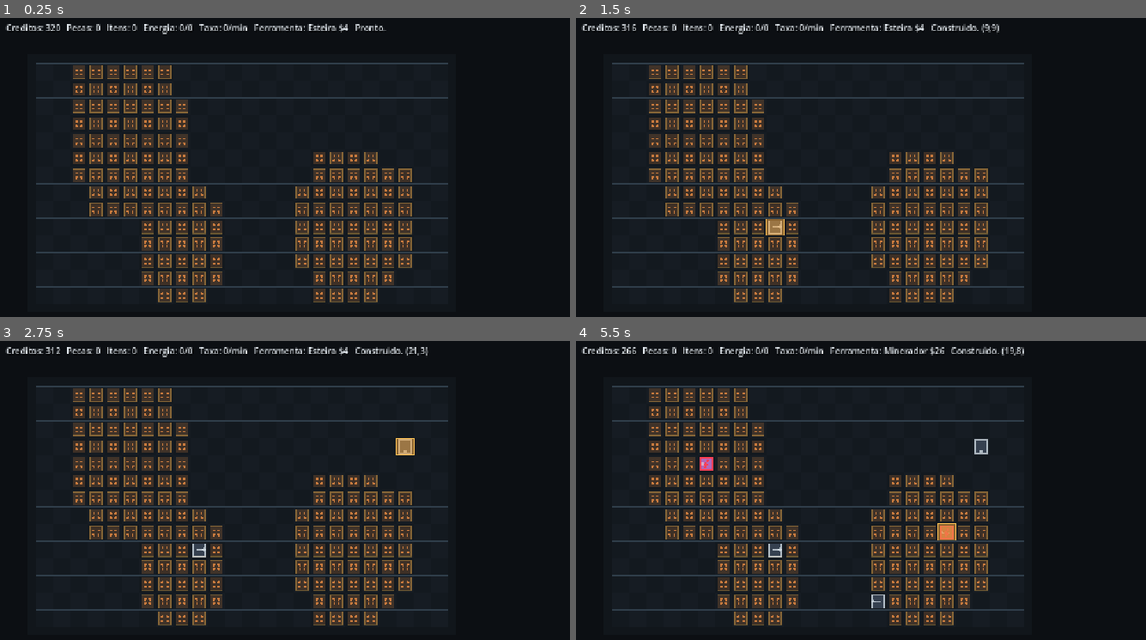
Above: before the commit, frames 1-4 (two rows, left to right).
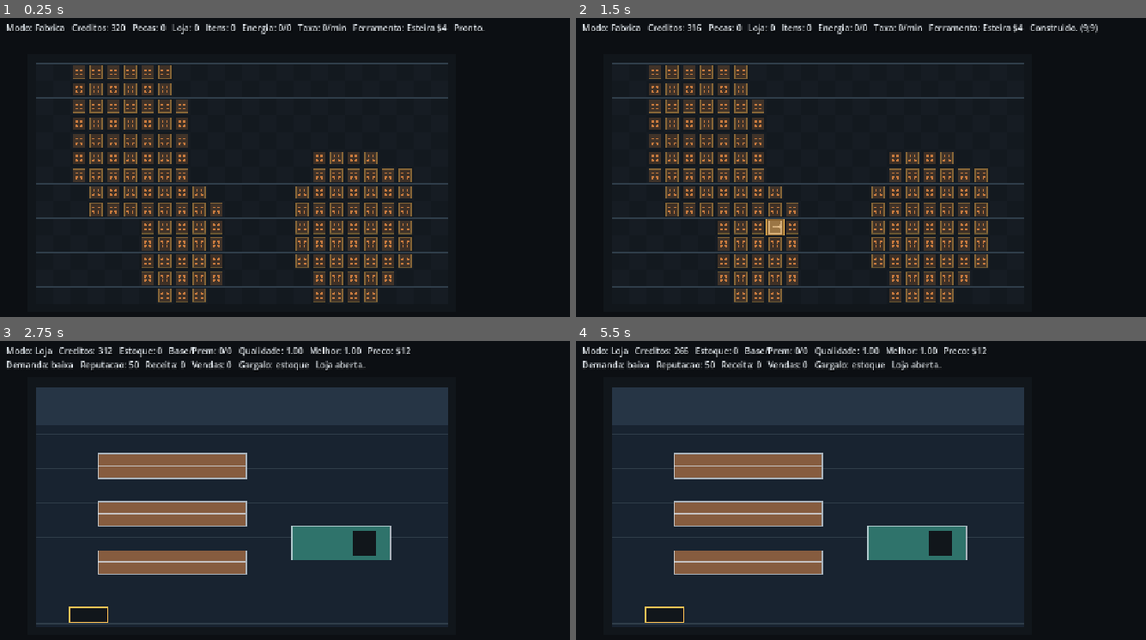
Above: after the commit, the same moments.

Repository: DURKHEIM09/jogo
Game: Godot game, scene res://scenes/main.tscn
Same seed, same stepped clock (60 frames per second), same inputs: the game is played once before the commit and once after it.
Inputs (mouse positions are in pixels of both pictures, inside the frame that each line leads up to):
- Up to frame 1 (0.25 s): no input
- Up to frame 2 (1.5 s): tap Enter at 0.5 s; move the mouse to (1066, 185) at 0.52 s; tap Tab at 0.6, 1.35 s; click (1066, 185) at 0.67 s; tap Space at 1.25 s; move the mouse to (775, 224) at 1.27 s; click (775, 224) at 1.42 s
- Up to frame 3 (2.75 s): tap Enter at 2 s; move the mouse to (404, 442) at 2.02 s; tap R at 2.1 s; click (404, 442) at 2.17 s; tap Tab at 2.3 s
- Up to frame 4 (5.5 s): tap Space at 2.75, 4.25 s; move the mouse to (878, 607) at 2.77 s; tap E at 2.85 s; click (878, 607) at 2.92 s; tap Tab every 0.75 s from 3.05 to 5.3 s; tap Enter at 3.5 s; move the mouse to (1117, 586) at 3.52 s; tap 1 at 3.6 s; click (1117, 586) at 3.67 s; move the mouse to (707, 469) at 4.27 s; tap 2 at 4.35 s; click (707, 469) at 4.42 s; move the mouse to (946, 529) at 5.02 s; tap 3 at 5.1 s; click (946, 529) at 5.17 s

The runs differ from the first frame. In frame 1, 1.2% of the frame differs, in the area x 0-86%, y 1-6%; in frame 2, 1.4%; in frame 3, 31%; in frame 4, 31%, in the area x 0-79%, y 1-96%.

Commit message:
feat: add shop state screen

Diff:
--- a/scripts/config/bootstrap_config.gd
+++ b/scripts/config/bootstrap_config.gd
@@ -9,6 +9,8 @@
 const GRID_ROWS := 14
 const CELL_SIZE := 32
 const GRID_ORIGIN := Vector2(80, 96)
+const SHOP_ORIGIN := GRID_ORIGIN
+const SHOP_SIZE := Vector2(GRID_COLUMNS * CELL_SIZE, GRID_ROWS * CELL_SIZE)
 
 const COLOR_BACKGROUND := Color(0.047, 0.059, 0.075, 1.0)
 const COLOR_BACKGROUND_PANEL := Color(0.066, 0.086, 0.105, 1.0)
@@ -27,6 +29,10 @@
 const COLOR_ORE_GLOW := Color(0.957, 0.714, 0.302, 0.38)
 const COLOR_UNPOWERED := Color(0.984, 0.251, 0.337, 1.0)
 const COLOR_UNPOWERED_FILL := Color(0.984, 0.251, 0.337, 0.22)
+const COLOR_SHOP_FLOOR := Color(0.095, 0.137, 0.188, 1.0)
+const COLOR_SHOP_WALL := Color(0.149, 0.208, 0.271, 1.0)
+const COLOR_SHOP_SHELF := Color(0.525, 0.361, 0.247, 1.0)
+const COLOR_SHOP_COUNTER := Color(0.184, 0.451, 0.420, 1.0)
 
 const INITIAL_MONEY := 320
 const BUILDING_REFUND_RATE := 0.45
@@ -63,9 +69,22 @@
 const MAX_QUALITY := 2.4
 const DEFAULT_ITEM_TIER := 1
 const DEFAULT_ITEM_QUALITY := 1.0
+const SHOP_INITIAL_PRICE := 12
+const SHOP_MIN_PRICE := 4
+const SHOP_MAX_PRICE := 40
+const SHOP_INITIAL_REPUTATION := 50.0
+const SHOP_DEMAND_PRICE_ANCHOR := 18.0
+const SHOP_DEMAND_PRICE_MIN := 0.35
+const SHOP_DEMAND_PRICE_MAX := 1.65
+const SHOP_DEMAND_REPUTATION_MIN := 0.45
+const SHOP_DEMAND_REPUTATION_MAX := 1.7
+const SHOP_EMPTY_STOCK_DEMAND_FACTOR := 0.35
 
 const ITEM_ORE := "ore"
 const ITEM_PART := "part"
+
+const MODE_FACTORY := "factory"
+const MODE_SHOP := "shop"
 
 const TOOL_BELT := "belt"
 const TOOL_INSERTER := "inserter"
@@ -86,6 +105,9 @@
 		or tool == TOOL_ERASE
 	)
 
+static func is_known_mode(next_mode: String) -> bool:
+	return next_mode == MODE_FACTORY or next_mode == MODE_SHOP
+
 static func is_directional_tool(tool: String) -> bool:
 	return (
 		tool == TOOL_BELT
--- a/scripts/factory/factory_state.gd
+++ b/scripts/factory/factory_state.gd
@@ -19,6 +19,20 @@
 var produced_times := []
 var power_used := 0
 var power_capacity := 0
+var mode := Config.MODE_FACTORY
+var shop_inventory := []
+var shop_price := Config.SHOP_INITIAL_PRICE
+var shop_reputation := Config.SHOP_INITIAL_REPUTATION
+var shop_customers_served := 0
+var shop_customers_lost := 0
+var shop_sales := 0
+var shop_revenue := 0
+var shop_quality_sum := 0.0
+var shop_quality_count := 0
+var shop_best_quality := Config.DEFAULT_ITEM_QUALITY
+var shop_premium_produced := 0
+var shop_consumed_base := 0
+var shop_consumed_premium := 0
 
 func _init() -> void:
 	rng.randomize()
@@ -90,6 +104,83 @@
 	if not buildings.has(cell):
 		return {}
 	return buildings[cell]
+
+func set_mode(next_mode: String) -> bool:
+	if not Config.is_known_mode(next_mode):
+		return false
+	if mode == next_mode:
+		return true
+	mode = next_mode
+	emit_signal("changed")
+	return true
+
+func toggle_mode() -> void:
+	if mode == Config.MODE_FACTORY:
+		set_mode(Config.MODE_SHOP)
+	else:
+		set_mode(Config.MODE_FACTORY)
+
+func get_shop_inventory() -> Array:
+	return shop_inventory.duplicate(true)
+
+func get_shop_stock() -> int:
+	return shop_inventory.size()
+
+func get_shop_base_stock() -> int:
+	var count := 0
+	for item in shop_inventory:
+		var part: Dictionary = item
+		if not bool(part.get("premium", false)):
+			count += 1
+	return count
+
+func get_shop_premium_stock() -> int:
+	var count := 0
+	for item in shop_inventory:
+		var part: Dictionary = item
+		if bool(part.get("premium", false)):
+			count += 1
+	return count
+
+func get_shop_average_quality() -> float:
+	if shop_quality_count <= 0:
+		return Config.DEFAULT_ITEM_QUALITY
+	return shop_quality_sum / float(shop_quality_count)
+
+func get_shop_demand() -> float:
+	var price_pressure := clampf(
+		Config.SHOP_DEMAND_PRICE_ANCHOR / maxf(1.0, float(shop_price)),
+		Config.SHOP_DEMAND_PRICE_MIN,
+		Config.SHOP_DEMAND_PRICE_MAX
+	)
+	var reputation_boost := clampf(
+		shop_reputation / Config.SHOP_INITIAL_REPUTATION,
+		Config.SHOP_DEMAND_REPUTATION_MIN,
+		Config.SHOP_DEMAND_REPUTATION_MAX
+	)
+	var stock_boost := 1.0 if get_shop_stock() > 0 else Config.SHOP_EMPTY_STOCK_DEMAND_FACTOR
+	return price_pressure * reputation_boost * stock_boost
+
+func get_shop_report() -> Dictionary:
+	var demand := get_shop_demand()
+	return {
+		"stock": get_shop_stock(),
+		"base_stock": get_shop_base_stock(),
+		"premium_stock": get_shop_premium_stock(),
+		"price": shop_price,
+		"reputation": shop_reputation,
+		"demand": demand,
+		"demand_label": _shop_demand_label(demand),
+		"customers_served": shop_customers_served,
+		"customers_lost": shop_customers_lost,
+		"sales": shop_sales,
+		"revenue": shop_revenue,
+		"gross_profit": shop_revenue,
+		"average_quality": get_shop_average_quality(),
+		"best_quality": shop_best_quality,
+		"premium_produced": shop_premium_produced,
+		"bottleneck": _get_shop_bottleneck(demand),
+	}
 
 func recalculate_power() -> bool:
 	var generators: Array[Dictionary] = []
@@ -158,6 +249,7 @@
 	return {
 		"version": Config.SAVE_VERSION,
 		"money": money,
+		"mode": mode,
 		"selected_tool": selected_tool,
 		"selected_dir": selected_dir,
 		"simulation_time": simulation_time,
@@ -167,10 +259,14 @@
 		"buildings": _serialize_buildings(),
 		"resources": _serialize_resources(),
 		"items": _serialize_items(items),
+		"shop": _serialize_shop(),
 	}
 
 func load_snapshot(snapshot: Dictionary) -> bool:
 	money = int(snapshot.get("money", Config.INITIAL_MONEY))
+	mode = String(snapshot.get("mode", Config.MODE_FACTORY))
+	if not Config.is_known_mode(mode):
+		mode = Config.MODE_FACTORY
 	selected_tool = String(snapshot.get("selected_tool", Config.TOOL_BELT))
 	if not Config.is_known_tool(selected_tool):
 		selected_tool = Config.TOOL_BELT
@@ -179,6 +275,10 @@
 	parts = max(0, int(snapshot.get("parts", 0)))
 	ore_stored = max(0, int(snapshot.get("ore_stored", 0)))
 	produced_times = _deserialize_float_array(snapshot.get("produced_times", []))
+	var has_shop_snapshot := snapshot.has("shop")
+	_load_shop_snapshot(snapshot.get("shop", {}))
+	if not has_shop_snapshot and parts > 0:
+		_seed_shop_from_legacy_parts(parts)
 
 	buildings.clear()
 	for raw_building in _as_array(snapshot.get("buildings", [])):
@@ -502,9 +602,46 @@
 
 	return false
 
-func _store_part(_part: Dictionary) -> void:
+func _store_part(part: Dictionary) -> void:
+	var stored_part := _make_stored_part(part)
+	shop_inventory.append(stored_part)
+	shop_quality_sum += float(stored_part.get("quality", Config.DEFAULT_ITEM_QUALITY))
+	shop_quality_count += 1
+	shop_best_quality = maxf(shop_best_quality, float(stored_part.get("quality", Config.DEFAULT_ITEM_QUALITY)))
+	if bool(stored_part.get("premium", false)):
+		shop_premium_produced += 1
+
 	parts += 1
 	produced_times.append(simulation_time)
+
+func _make_stored_part(raw_part: Dictionary) -> Dictionary:
+	var part := _normalize_item(raw_part)
+	var quality := clampf(float(part.get("quality", Config.DEFAULT_ITEM_QUALITY)), Config.MIN_QUALITY, Config.MAX_QUALITY)
+	part["type"] = Config.ITEM_PART
+	part["tier"] = max(1, int(part.get("tier", Config.DEFAULT_ITEM_TIER)))
+	part["quality"] = quality
+	part["premium"] = quality >= Config.PREMIUM_THRESHOLD
+	part["cell"] = Vector2i(-1, -1)
+	part["dir"] = 0
+	part["progress"] = 0.0
+	part["age"] = 0.0
+	return part
+
+func _shop_demand_label(demand: float) -> String:
+	if demand >= 1.12:
+		return "alta"
+	if demand <= 0.72:
+		return "baixa"
+	return "ok"
+
+func _get_shop_bottleneck(demand: float) -> String:
+	if get_shop_stock() <= 0:
+		return "estoque"
+	if demand <= 0.72:
+		return "demanda"
+	if shop_price >= 20 and shop_customers_lost > max(1, shop_customers_served):
+		return "preco"
+	return "ok"
 
 func _update_rate_window() -> void:
 	var cutoff := simulation_time - Config.RATE_WINDOW_SECONDS
@@ -515,6 +652,105 @@
 	for building in buildings.values():
 		result.append(_serialize_building(building))
 	return result
+
+func _serialize_shop() -> Dictionary:
+	return {
+		"stock": get_shop_stock(),
+		"price": shop_price,
+		"reputation": shop_reputation,
+		"customers_served": shop_customers_served,
+		"customers_lost": shop_customers_lost,
+		"sales": shop_sales,
+		"revenue": shop_revenue,
+		"base_stock": get_shop_base_stock(),
+		"premium_stock": get_shop_premium_stock(),
+		"quality_sum": shop_quality_sum,
+		"quality_count": shop_quality_count,
+		"best_quality": shop_best_quality,
+		"premium_produced": shop_premium_produced,
+		"consumed_base": shop_consumed_base,
+		"consumed_premium": shop_consumed_premium,
+		"inventory": _serialize_items(shop_inventory),
+	}
+
+func _load_shop_snapshot(raw_shop: Variant) -> void:
+	_reset_shop_state()
+	if typeof(raw_shop) != TYPE_DICTIONARY:
+		return
+
+	var source: Dictionary = raw_shop
+	shop_price = max(Config.SHOP_MIN_PRICE, min(Config.SHOP_MAX_PRICE, int(source.get("price", Config.SHOP_INITIAL_PRICE))))
+	shop_reputation = clampf(float(source.get("reputation", Config.SHOP_INITIAL_REPUTATION)), 0.0, 100.0)
+	shop_customers_served = max(0, int(source.get("customers_served", source.get("customersServed", 0))))
+	shop_customers_lost = max(0, int(source.get("customers_lost", source.get("customersLost", 0))))
+	shop_sales = max(0, int(source.get("sales", 0)))
+	shop_revenue = max(0, int(source.get("revenue", 0)))
+	shop_consumed_base = max(0, int(source.get("consumed_base", source.get("consumedBase", 0))))
+	shop_consumed_premium = max(0, int(source.get("consumed_premium", source.get("consumedPremium", 0))))
+	shop_inventory = _deserialize_shop_inventory(source)
+	shop_quality_sum = maxf(0.0, float(source.get("quality_sum", source.get("qualitySum", _sum_shop_inventory_quality()))))
+	shop_quality_count = max(0, int(source.get("quality_count", source.get("qualityCount", shop_inventory.size()))))
+	shop_best_quality = maxf(Config.DEFAULT_ITEM_QUALITY, float(source.get("best_quality", source.get("bestQuality", _best_shop_inventory_quality()))))
+	shop_premium_produced = max(0, int(source.get("premium_produced", source.get("premiumProduced", get_shop_premium_stock()))))
+
+func _reset_shop_state() -> void:
+	shop_inventory = []
+	shop_price = Config.SHOP_INITIAL_PRICE
+	shop_reputation = Config.SHOP_INITIAL_REPUTATION
+	shop_customers_served = 0
+	shop_customers_lost = 0
+	shop_sales = 0
+	shop_revenue = 0
+	shop_quality_sum = 0.0
+	shop_quality_count = 0
+	shop_best_quality = Config.DEFAULT_ITEM_QUALITY
+	shop_premium_produced = 0
+	shop_consumed_base = 0
+	shop_consumed_premium = 0
+
+func _seed_shop_from_legacy_parts(count: int) -> void:
+	for _index in range(max(0, count)):
+		var part := _make_stored_part(_make_item(Config.ITEM_PART, Config.DEFAULT_ITEM_QUALITY))
+		shop_inventory.append(part)
+		shop_quality_sum += float(part.get("quality", Config.DEFAULT_ITEM_QUALITY))
+		shop_quality_count += 1
+
+func _deserialize_shop_inventory(source: Dictionary) -> Array:
+	var inventory: Array = []
+	for item in _deserialize_items(source.get("inventory", [])):
+		var part: Dictionary = item
+		if String(part.get("type", "")) == Config.ITEM_PART:
+			inventory.append(_make_stored_part(part))
+
+	if not inventory.is_empty():
+		return inventory
+
+	var stock: int = max(0, int(source.get("stock", 0)))
+	var premium_count: int = max(0, int(source.get("premium_stock", source.get("premiumStock", 0))))
+	var base_count: int = max(0, int(source.get("base_stock", source.get("baseStock", max(0, stock - premium_count)))))
+	premium_count = min(premium_count, stock)
+	base_count = min(base_count, max(0, stock - premium_count))
+
+	for _index in range(base_count):
+		inventory.append(_make_stored_part(_make_item(Config.ITEM_PART, Config.DEFAULT_ITEM_QUALITY)))
+	for _index in range(premium_count):
+		inventory.append(_make_stored_part(_make_item(Config.ITEM_PART, Config.PREMIUM_THRESHOLD)))
+
+	return inventory
+
+func _sum_shop_inventory_quality() -> float:
+	var total := 0.0
+	for item in shop_inventory:
+		var part: Dictionary = item
+		total += float(part.get("quality", Config.DEFAULT_ITEM_QUALITY))
+	return total
+
+func _best_shop_inventory_quality() -> float:
+	var best := Config.DEFAULT_ITEM_QUALITY
+	for item in shop_inventory:
+		var part: Dictionary = item
+		best = maxf(best, float(part.get("quality", Config.DEFAULT_ITEM_QUALITY)))
+	return best
 
 func _serialize_building(building: Dictionary) -> Dictionary:
 	return {
--- a/scripts/main_scene.gd
+++ b/scripts/main_scene.gd
@@ -3,11 +3,13 @@
 
 const Config := preload("res://scripts/config/bootstrap_config.gd")
 const FactoryStateScript := preload("res://scripts/factory/factory_state.gd")
+const ShopViewScript := preload("res://scripts/shop_view.gd")
 
 @onready var camera: Camera2D = $Camera2D
 @onready var grid_view: Node2D = $GridView
 
 var factory_state = null
+var shop_view: Node2D
 var hud_label: Label
 var last_action := "Pronto."
 
@@ -19,8 +21,14 @@
 	grid_view.position = Config.GRID_ORIGIN
 	grid_view.call("set_factory_state", factory_state)
 	grid_view.connect("cell_clicked", Callable(self, "_on_grid_cell_clicked"))
+	shop_view = ShopViewScript.new()
+	shop_view.name = "ShopView"
+	shop_view.position = Config.SHOP_ORIGIN
+	shop_view.call("set_factory_state", factory_state)
+	add_child(shop_view)
 	factory_state.connect("changed", Callable(self, "_on_factory_state_changed"))
 	_create_hud()
+	_sync_mode_view()
 	_update_hud()
 
 	if OS.is_debug_build():
@@ -48,9 +56,19 @@
 	if key_event.keycode == KEY_F9:
 		var loaded: bool = factory_state.load_from_disk()
 		last_action = "Jogo carregado." if loaded else "Save nao encontrado."
+		_sync_mode_view()
 		_update_hud()
 		grid_view.queue_redraw()
+		shop_view.queue_redraw()
 		print("FACTORYOPS_LOAD:%s" % ["ok" if loaded else "miss"])
+		return
+
+	if key_event.keycode == KEY_TAB:
+		factory_state.toggle_mode()
+		last_action = "Loja aberta." if factory_state.mode == Config.MODE_SHOP else "Fabrica aberta."
+		_sync_mode_view()
+		_update_hud()
+		queue_redraw()
 		return
 
 	var next_tool := _tool_from_key(key_event.keycode)
@@ -76,7 +94,10 @@
 	)
 
 func _on_factory_state_changed() -> void:
+	_sync_mode_view()
 	grid_view.queue_redraw()
+	shop_view.queue_redraw()
+	queue_redraw()
 	_update_hud()
 
 func _create_hud() -> void:
@@ -91,6 +112,8 @@
 	hud_label.add_theme_color_override("font_shadow_color", Color(0.0, 0.0, 0.0, 0.75))
 	hud_label.add_theme_constant_override("shadow_offset_x", 1)
 	hud_label.add_theme_constant_override("shadow_offset_y", 1)
+	hud_label.size = Vector2(1232.0, 80.0)
+	hud_label.autowrap_mode = TextServer.AUTOWRAP_WORD_SMART
 	hud_layer.add_child(hud_label)
 
 func _update_hud() -> void:
@@ -98,9 +121,29 @@
 		return
 
 	var selected_tool := String(factory_state.selected_tool)
-	hud_label.text = "Creditos: %d   Pecas: %d   Itens: %d   Energia: %d/%d   Taxa: %d/min   Ferramenta: %s $%d   %s" % [
+	if factory_state.mode == Config.MODE_SHOP:
+		var report: Dictionary = factory_state.get_shop_report()
+		hud_label.text = "Modo: Loja   Creditos: %d   Estoque: %d   Base/Prem: %d/%d   Qualidade: %.2f   Melhor: %.2f   Preco: $%d\nDemanda: %s   Reputacao: %d   Receita: %d   Vendas: %d   Gargalo: %s   %s" % [
+			int(factory_state.money),
+			int(report["stock"]),
+			int(report["base_stock"]),
+			int(report["premium_stock"]),
+			float(report["average_quality"]),
+			float(report["best_quality"]),
+			int(report["price"]),
+			String(report["demand_label"]),
+			int(round(float(report["reputation"]))),
+			int(report["revenue"]),
+			int(report["sales"]),
+			String(report["bottleneck"]),
+			last_action,
+		]
+		return
+
+	hud_label.text = "Modo: Fabrica   Creditos: %d   Pecas: %d   Loja: %d   Itens: %d   Energia: %d/%d   Taxa: %d/min   Ferramenta: %s $%d   %s" % [
 		int(factory_state.money),
 		int(factory_state.parts),
+		factory_state.get_shop_stock(),
 		factory_state.get_items().size(),
 		int(factory_state.power_used),
 		int(factory_state.power_capacity),
@@ -109,6 +152,12 @@
 		Config.tool_cost(selected_tool),
 		last_action,
 	]
+
+func _sync_mode_view() -> void:
+	var show_shop: bool = factory_state != null and factory_state.mode == Config.MODE_SHOP
+	grid_view.visible = not show_shop
+	if shop_view != null:
+		shop_view.visible = show_shop
 
 func _tool_from_key(keycode: Key) -> String:
 	match keycode:
--- /dev/null
+++ b/scripts/shop_view.gd
@@ -0,0 +1,70 @@
+class_name ShopView
+extends Node2D
+
+const Config := preload("res://scripts/config/bootstrap_config.gd")
+
+var factory_state = null
+
+func set_factory_state(next_factory_state) -> void:
+	factory_state = next_factory_state
+	queue_redraw()
+
+func _draw() -> void:
+	var view_size := Config.SHOP_SIZE
+	draw_rect(Rect2(Vector2.ZERO, view_size), Config.COLOR_SHOP_FLOOR)
+	_draw_floor_grid(view_size)
+	_draw_wall(view_size)
+	_draw_shelves(view_size)
+	_draw_checkout(view_size)
+	_draw_door(view_size)
+	_draw_stock(view_size)
+
+func _draw_floor_grid(view_size: Vector2) -> void:
+	for x in range(0, int(view_size.x), Config.CELL_SIZE):
+		draw_line(Vector2(float(x), view_size.y * 0.16), Vector2(float(x), view_size.y), Config.COLOR_GRID_LINE, 1.0)
+	for y in range(int(view_size.y * 0.20), int(view_size.y), Config.CELL_SIZE):
+		draw_line(Vector2.ZERO + Vector2(0.0, float(y)), Vector2(view_size.x, float(y)), Config.COLOR_GRID_LINE, 1.0)
+
+func _draw_wall(view_size: Vector2) -> void:
+	draw_rect(Rect2(Vector2.ZERO, Vector2(view_size.x, view_size.y * 0.16)), Config.COLOR_SHOP_WALL)
+	draw_rect(Rect2(Vector2(0.0, view_size.y * 0.16), Vector2(view_size.x, 2.0)), Config.COLOR_BUILDING_BORDER)
+
+func _draw_shelves(view_size: Vector2) -> void:
+	_draw_shelf(Vector2(view_size.x * 0.15, view_size.y * 0.28), Vector2(view_size.x * 0.36, view_size.y * 0.10))
+	_draw_shelf(Vector2(view_size.x * 0.15, view_size.y * 0.48), Vector2(view_size.x * 0.36, view_size.y * 0.10))
+	_draw_shelf(Vector2(view_size.x * 0.15, view_size.y * 0.68), Vector2(view_size.x * 0.36, view_size.y * 0.10))
+
+func _draw_shelf(position: Vector2, size: Vector2) -> void:
+	var rect := Rect2(position, size)
+	draw_rect(rect, Config.COLOR_SHOP_SHELF)
+	draw_rect(rect, Config.COLOR_BUILDING_BORDER, false, 2.0)
+	draw_line(position + Vector2(0.0, size.y * 0.5), position + Vector2(size.x, size.y * 0.5), Config.COLOR_BUILDING_BORDER, 1.0)
+
+func _draw_checkout(view_size: Vector2) -> void:
+	var rect := Rect2(Vector2(view_size.x * 0.62, view_size.y * 0.58), Vector2(view_size.x * 0.24, view_size.y * 0.14))
+	draw_rect(rect, Config.COLOR_SHOP_COUNTER)
+	draw_rect(rect, Config.COLOR_BUILDING_BORDER, false, 2.0)
+	draw_rect(Rect2(rect.position + Vector2(rect.size.x * 0.62, 8.0), Vector2(rect.size.x * 0.24, rect.size.y - 16.0)), Config.COLOR_BACKGROUND_PANEL)
+
+func _draw_door(view_size: Vector2) -> void:
+	var rect := Rect2(Vector2(view_size.x * 0.08, view_size.y - 38.0), Vector2(72.0, 28.0))
+	draw_rect(rect, Config.COLOR_BACKGROUND_PANEL)
+	draw_rect(rect, Config.COLOR_SELECTED_BORDER, false, 2.0)
+
+func _draw_stock(view_size: Vector2) -> void:
+	if factory_state == null:
+		return
+
+	var stock: Array = factory_state.get_shop_inventory()
+	var max_visible: int = min(18, stock.size())
+	for index in range(max_visible):
+		var item: Dictionary = stock[index]
+		var row: int = int(floor(float(index) / 6.0))
+		var column: int = index % 6
+		var position := Vector2(
+			view_size.x * 0.18 + float(column) * 32.0,
+			view_size.y * 0.30 + float(row) * 54.0
+		)
+		var color := Config.COLOR_ITEM_PREMIUM if bool(item.get("premium", false)) else Config.COLOR_ITEM_PART
+		draw_circle(position, 7.0, color)
+		draw_circle(position, 10.0, Color(color.r, color.g, color.b, 0.22))
--- a/scripts/tests/building_state_smoke.gd
+++ b/scripts/tests/building_state_smoke.gd
@@ -137,6 +137,8 @@
 		return
 	if not _expect(float(first_part.get("quality", 0.0)) >= Config.MIN_QUALITY, "part quality below minimum"):
 		return
+	var first_part_quality := float(first_part.get("quality", Config.DEFAULT_ITEM_QUALITY))
+	var first_part_premium := bool(first_part.get("premium", false))
 
 	var output_inserter_cell := assembler_cell + Config.direction_offset(0)
 	var storage_cell := output_inserter_cell + Config.direction_offset(0)
@@ -164,6 +166,19 @@
 		return
 	if not _expect(state.get_parts_per_minute() >= 1, "parts per minute rate did not update"):
 		return
+	if not _expect(state.get_shop_stock() == state.parts, "warehouse did not feed shop stock"):
+		return
+	if not _expect(_shop_has_part(state, first_part_quality, first_part_premium), "shop stock did not preserve part quality"):
+		return
+	if not _expect(state.get_shop_base_stock() + state.get_shop_premium_stock() == state.get_shop_stock(), "shop base/premium split mismatch"):
+		return
+	var shop_report: Dictionary = state.get_shop_report()
+	if not _expect(int(shop_report["stock"]) == state.get_shop_stock(), "shop report stock mismatch"):
+		return
+	if not _expect(float(shop_report["average_quality"]) >= Config.MIN_QUALITY, "shop average quality below minimum"):
+		return
+	if not _expect(state.set_mode(Config.MODE_SHOP) and state.mode == Config.MODE_SHOP, "shop mode switch failed"):
+		return
 
 	var snapshot := state.to_snapshot()
 	if not _expect(not _snapshot_persists_powered(snapshot), "snapshot should not persist raw powered"):
@@ -179,6 +194,21 @@
 		return
 	if not _expect(bool(restored.get_building(ore_cell).get("powered", false)), "snapshot did not recalculate miner power"):
 		return
+	if not _expect(restored.mode == Config.MODE_SHOP, "snapshot mode mismatch"):
+		return
+	if not _expect(restored.get_shop_stock() == state.get_shop_stock(), "snapshot shop stock mismatch"):
+		return
+	if not _expect(_shop_has_part(restored, first_part_quality, first_part_premium), "snapshot lost shop part quality"):
+		return
+	var legacy_snapshot: Dictionary = snapshot.duplicate(true)
+	legacy_snapshot.erase("shop")
+	var legacy_restored = FactoryStateScript.new()
+	if not _expect(legacy_restored.load_snapshot(legacy_snapshot), "legacy snapshot load failed"):
+		return
+	if not _expect(legacy_restored.get_shop_stock() == legacy_restored.parts, "legacy parts did not migrate to shop stock"):
+		return
+	if not _expect(legacy_restored.get_shop_base_stock() == legacy_restored.parts, "legacy migrated stock should be base stock"):
+		return
 
 	var save_path := "user://factoryops_smoke_save.json"
 	if not _expect(state.save_to_disk(save_path), "save_to_disk failed"):
@@ -189,6 +219,12 @@
 	if not _expect(loaded.parts == state.parts, "disk save parts mismatch"):
 		return
 	if not _expect(loaded.power_used == state.power_used and loaded.power_capacity == state.power_capacity, "disk save power totals mismatch"):
+		return
+	if not _expect(loaded.mode == Config.MODE_SHOP, "disk save mode mismatch"):
+		return
+	if not _expect(loaded.get_shop_stock() == state.get_shop_stock(), "disk save shop stock mismatch"):
+		return
+	if not _expect(_shop_has_part(loaded, first_part_quality, first_part_premium), "disk save lost shop part quality"):
 		return
 	DirAccess.remove_absolute(ProjectSettings.globalize_path(save_path))
 
@@ -255,3 +291,12 @@
 		if typeof(raw_building) == TYPE_DICTIONARY and Dictionary(raw_building).has("powered"):
 			return true
 	return false
+
+func _shop_has_part(state, quality: float, premium: bool) -> bool:
+	for item in state.get_shop_inventory():
+		var part: Dictionary = item
+		if bool(part.get("premium", false)) != premium:
+			continue
+		if absf(float(part.get("quality", 0.0)) - quality) <= 0.001:
+			return true
+	return false
